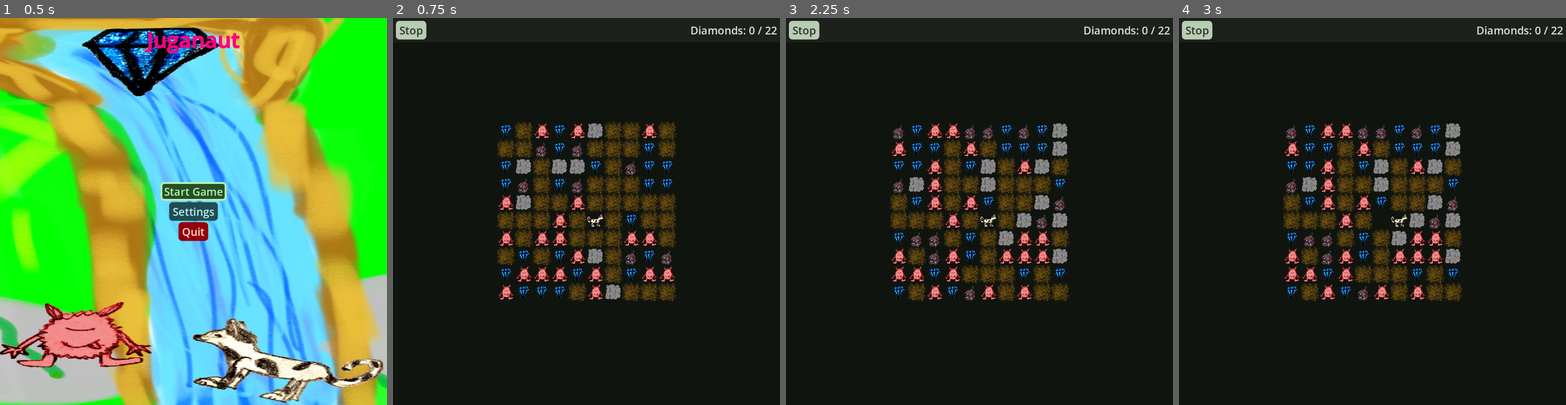
Above: before the commit, frames 1-4 (left to right).
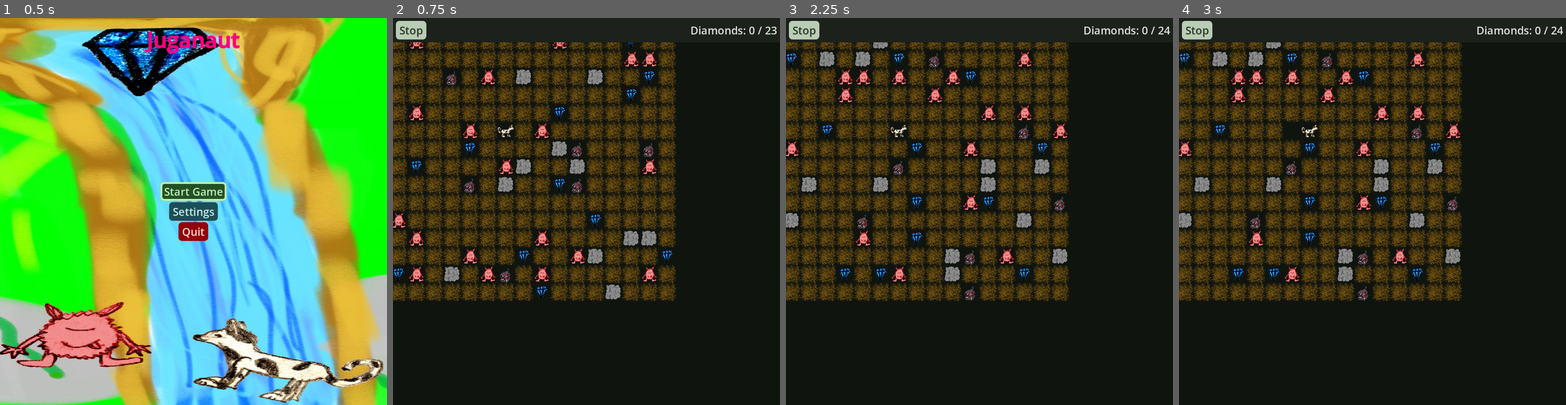
Above: after the commit, the same moments.

Repository: SirVincelot24/juganaut-godot
Game: Godot game, scene res://scenes/MainMenu.tscn
Two runs of this game, one before a commit and one after it. Both use one fixed random seed, a clock stepped at 60 frames per second and the inputs below.
Inputs (mouse positions are in pixels of both pictures, inside the frame that each line leads up to):
- Up to frame 1 (0.5 s): no input
- Up to frame 2 (0.75 s): click "Start Game" at 0.5 s
- Up to frame 3 (2.25 s): click "Stop" at 1.25 s; click "Start Game" at 2 s
- Up to frame 4 (3 s): tap Enter at 2.75 s; move the mouse to (1457, 192) at 2.77 s; hold D (movement.right) from 2.78 s (still down); click (1457, 192) at 2.92 s

Frame 1 is identical in both runs. In frame 2, 23% of the frame differs, in the area x 0-100%, y 2-74%; in frame 3, 24%; in frame 4, 24%.

Commit message:
fix bug world size was not set on reset world settings

Diff:
--- a/scripts/BL/world_builder.gd
+++ b/scripts/BL/world_builder.gd
@@ -61,7 +61,7 @@
 func place_items_on_grid():
 	var x = 0
 	var y = 0
-	print("placing items")
+	print("placing items in world of size ", size)
 	for col in world:
 		for item in col:
 			grid.set_cell(Vector2i(x, y), item, Vector2i.ZERO)
--- a/scripts/UI/settings_menu/world_settings.gd
+++ b/scripts/UI/settings_menu/world_settings.gd
@@ -29,7 +29,7 @@
 	height_label.text = str(int(value))
 	height = value
 
-func _on_slider_drag_ended(value_changed: bool) -> void:
+func _on_slider_drag_ended(_value_changed: bool) -> void:
 	PlayerPrefs.set_pref("world_size", Vector2(width, height))
 	PlayerPrefs.set_pref("diamonds", diamonds)
 	PlayerPrefs.set_pref("monsters", monsters)
@@ -68,6 +68,7 @@
 	_on_monsters_changed(_monsters.x, _monsters.y)
 	_on_bombs_changed(_bombs.x, _bombs.y)
 	_on_rocks_changed(_rocks.x, _rocks.y)
+	_on_slider_drag_ended(true)
 	$WidthSlider.value = world_size.x
 	$HeightSlider.value = world_size.y
 	$DiamondsSlider.range_begin = _diamonds.x
